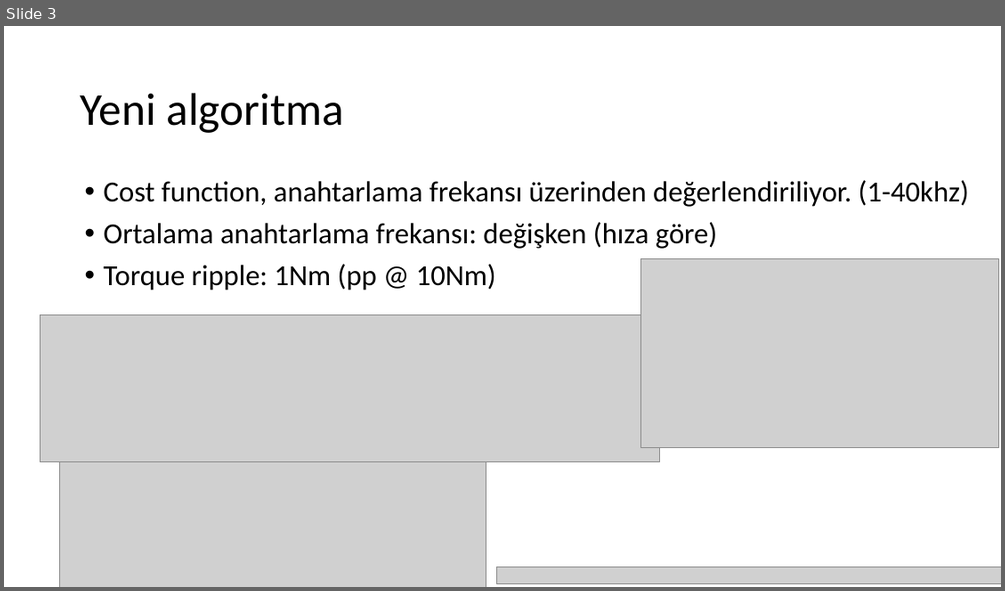
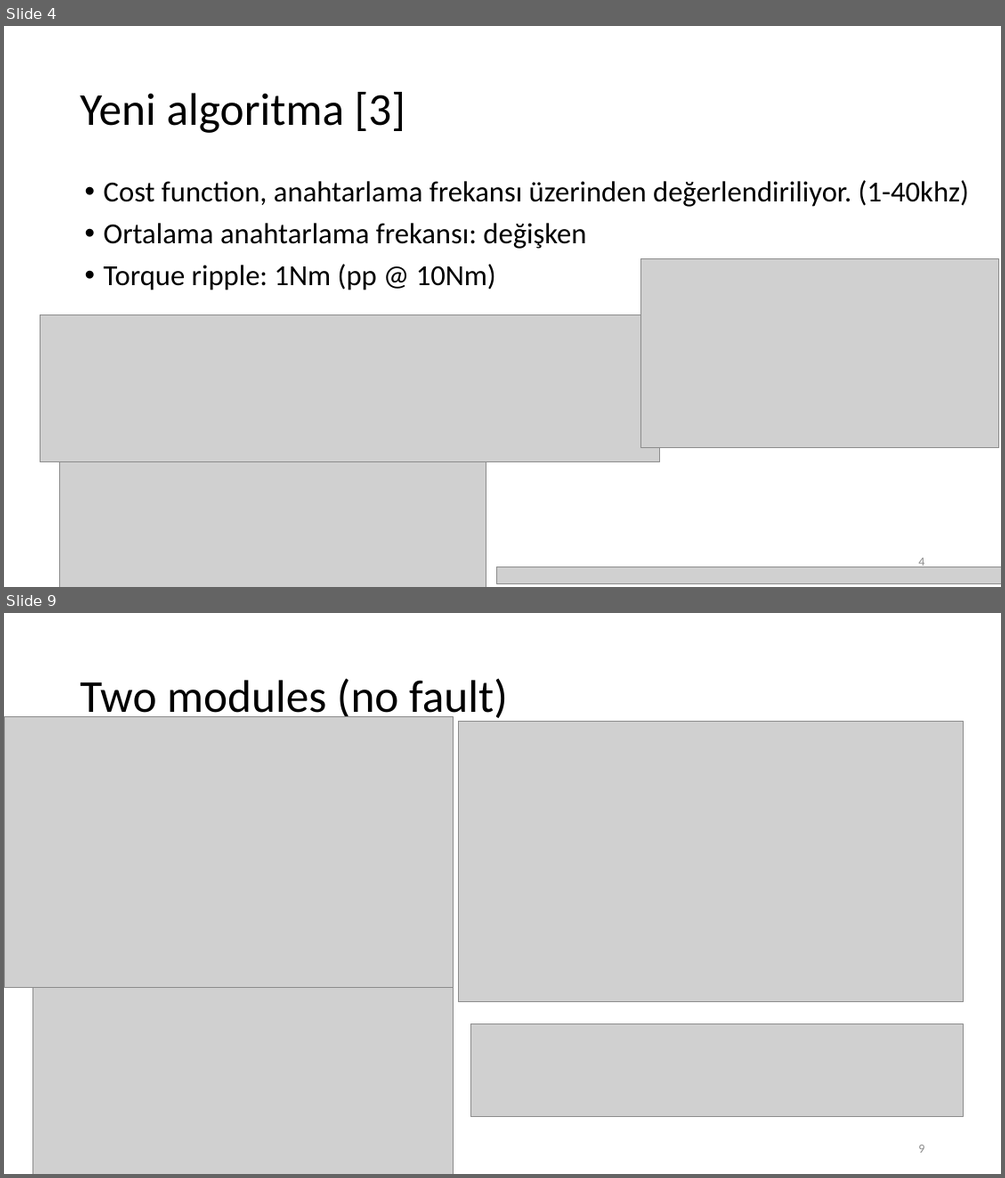
Before and after one commit to hakansrc/fault_tolerant_drives, a slide deck: Simulation/MPC/Sunumlar/MPC_sunum_week35.pptx. Shown one above the other, each under a label of ours: slide 3 before the commit, slides 4 and 9 after it; the slides between them are not shown. The pictures are 1005x591 and 1005x1178 pixels, drawn with LibreOffice and Linux fonts; fonts in the diff are those of the drawing; grey boxes stand for pictures. Boxes give left, top, right and bottom in pixels: in the first picture for what was removed or moved away, otherwise in the second. Text is boxed around its words. In the diff, an @@ line names an element or a change of style, - is before the commit and + after.

```diff
--- a/Simulation/MPC/Sunumlar/MPC_sunum_week35.pptx
+++ b/Simulation/MPC/Sunumlar/MPC_sunum_week35.pptx
@@ slide 9 added at <box>4,613,1001,1174</box>, background #FFFFFF @@
@@ title added at <box>80,678,508,722</box>, 44 pt, text #000000 @@
+Two modules (no fault)
@@ picture added at <box>4,716,453,987</box> @@
@@ picture added at <box>459,721,963,1002</box> @@
@@ picture added at <box>32,987,453,1174</box> @@
@@ picture added at <box>470,1024,963,1116</box> @@
@@ page number added at <box>918,1144,924,1152</box>, 12 pt, text #8C8C8C @@
+9
@@ what was slide 3 is now slide 4 @@
@@ slide 4 changed as well @@
@@ title at <box>80,92,405,133</box>: text changed @@
-Yeni algoritma
+Yeni algoritma [3]
@@ text at <box>104,223,586,248</box>: text changed @@
-• Ortalama anahtarlama frekansı: değişken (hıza göre)
+• Ortalama anahtarlama frekansı: değişken
@@ page number added at <box>918,557,924,567</box>, 12 pt, text #8C8C8C @@
+4
```
Also in this commit, not shown: 2 other slides changed, 14 other slides added, 2 slides removed, 9 other files.
